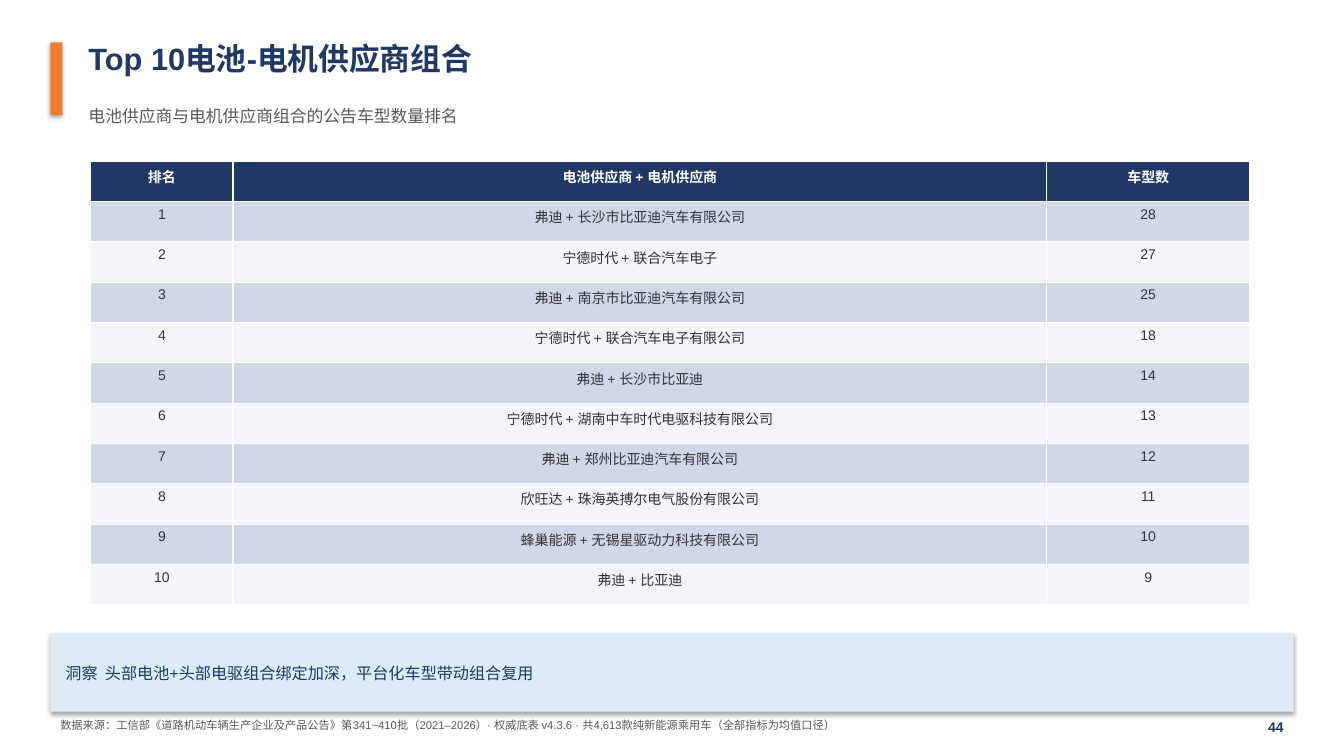
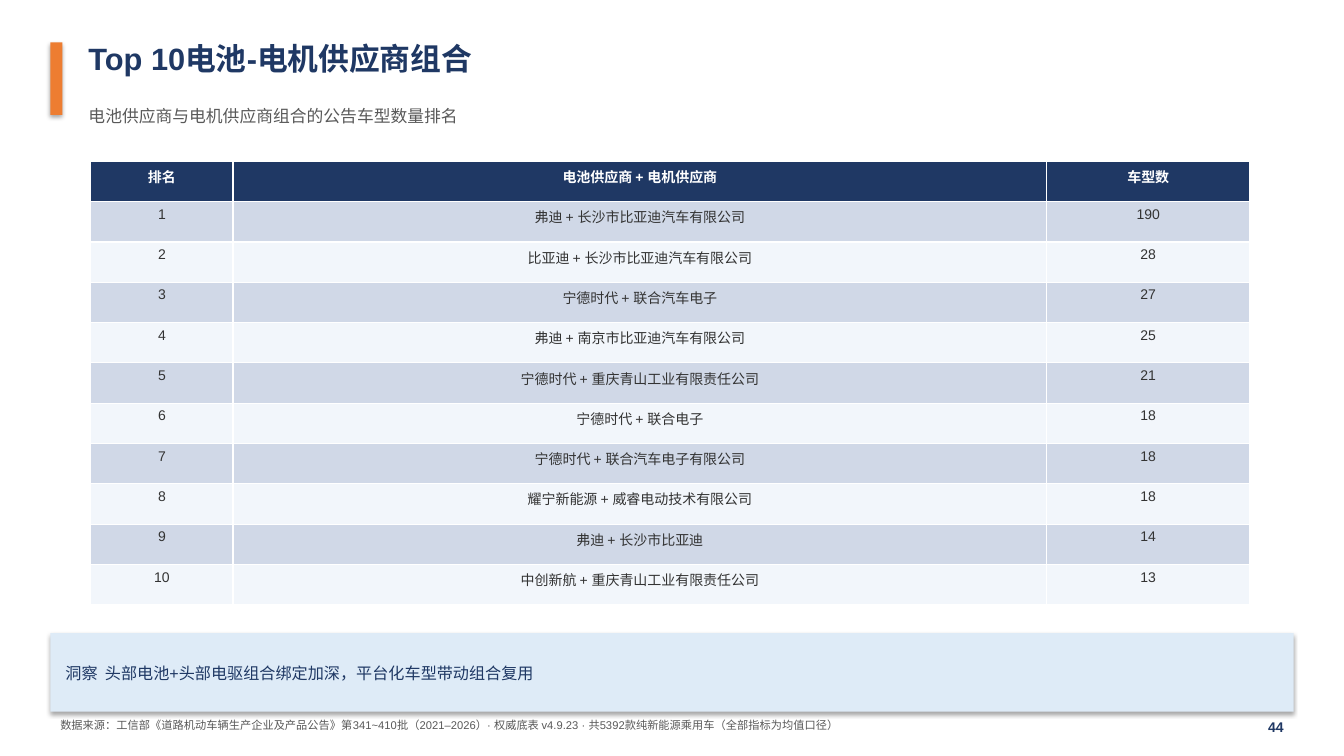
Before and after one commit to coolcat0125/TA-Analysis, a slide deck: slide 45 of NEV公告车型行业分析_演示文稿.pptx. Drawn at 1344x756 pixels with LibreOffice and Linux fonts; fonts in the diff are those of the drawing. Boxes give left, top, right and bottom in pixels: in the first picture for what was removed or moved away, otherwise in the second. Text is boxed around its words. In the diff, an @@ line names an element or a change of style, - is before the commit and + after.

Commit message:
deliverables: v4.9.25 演示文稿数据刷新(67页41图表replace_data+16表格重写+洞察条页内映射容差替换,版式零重建,PowerPoint COM实开+字体零违规+导出目检三验),刷新器build_pptx_refresh_v4924.py可复跑

```diff
--- a/NEV公告车型行业分析_演示文稿.pptx
+++ b/NEV公告车型行业分析_演示文稿.pptx
@@ table at <box>91,161,1250,605</box> @@
-row 2, column 3: 28
+row 2, column 3: 190
-row 3, column 2: 宁德时代 + 联合汽车电子
+row 3, column 2: 比亚迪 + 长沙市比亚迪汽车有限公司
-row 3, column 3: 27
+row 3, column 3: 28
-row 4, column 2: 弗迪 + 南京市比亚迪汽车有限公司
+row 4, column 2: 宁德时代 + 联合汽车电子
-row 4, column 3: 25
+row 4, column 3: 27
-row 5, column 2: 宁德时代 + 联合汽车电子有限公司
+row 5, column 2: 弗迪 + 南京市比亚迪汽车有限公司
-row 5, column 3: 18
+row 5, column 3: 25
-row 6, column 2: 弗迪 + 长沙市比亚迪
+row 6, column 2: 宁德时代 + 重庆青山工业有限责任公司
-row 6, column 3: 14
+row 6, column 3: 21
-row 7, column 2: 宁德时代 + 湖南中车时代电驱科技有限公司
+row 7, column 2: 宁德时代 + 联合电子
-row 7, column 3: 13
+row 7, column 3: 18
-row 8, column 2: 弗迪 + 郑州比亚迪汽车有限公司
+row 8, column 2: 宁德时代 + 联合汽车电子有限公司
-row 8, column 3: 12
+row 8, column 3: 18
-row 9, column 2: 欣旺达 + 珠海英搏尔电气股份有限公司
+row 9, column 2: 耀宁新能源 + 威睿电动技术有限公司
-row 9, column 3: 11
+row 9, column 3: 18
-row 10, column 2: 蜂巢能源 + 无锡星驱动力科技有限公司
+row 10, column 2: 弗迪 + 长沙市比亚迪
-row 10, column 3: 10
+row 10, column 3: 14
-row 11, column 2: 弗迪 + 比亚迪
+row 11, column 2: 中创新航 + 重庆青山工业有限责任公司
-row 11, column 3: 9
+row 11, column 3: 13
@@ text at <box>60,719,839,730</box>: text changed @@
-数据来源：工信部《道路机动车辆生产企业及产品公告》第341~410批（2021–2026）· 权威底表 v4.3.6 · 共4,613款纯新能源乘用车（全部指标为均值口径）
+数据来源：工信部《道路机动车辆生产企业及产品公告》第341~410批（2021–2026）· 权威底表 v4.9.23 · 共5392款纯新能源乘用车（全部指标为均值口径）
```
Also in this commit, not shown: 66 other slides changed, 7 other files.
